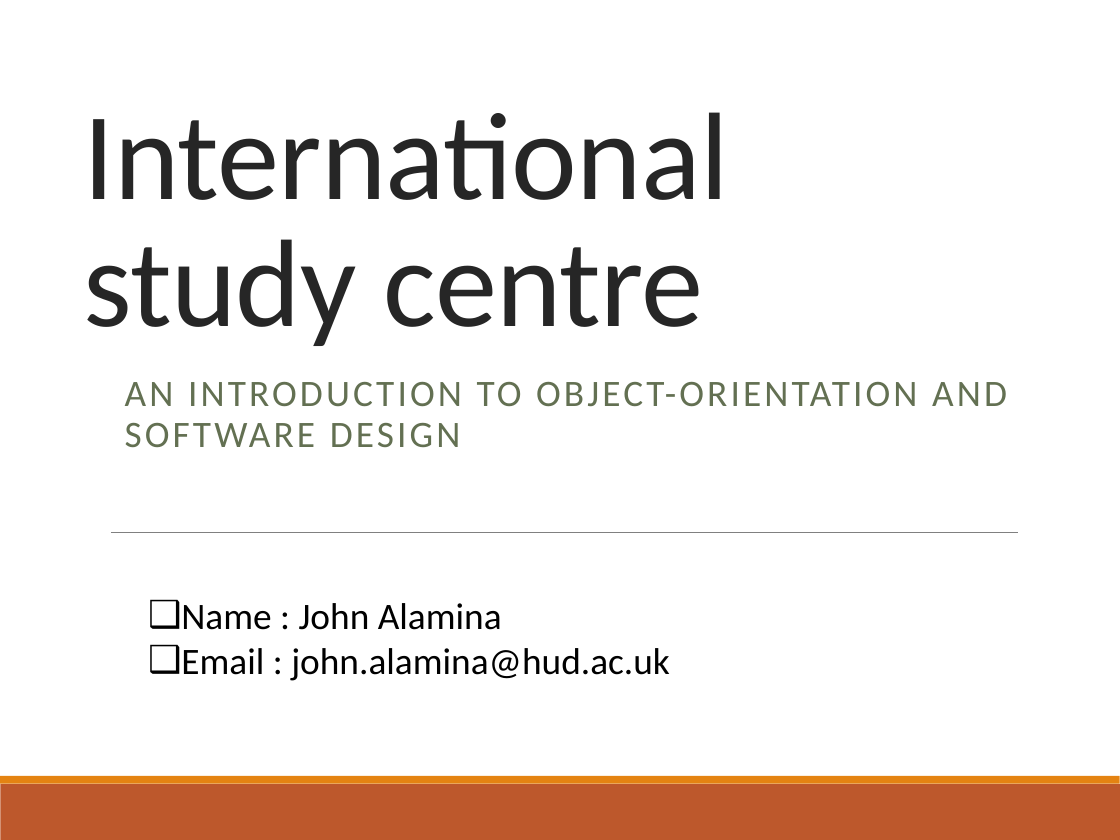
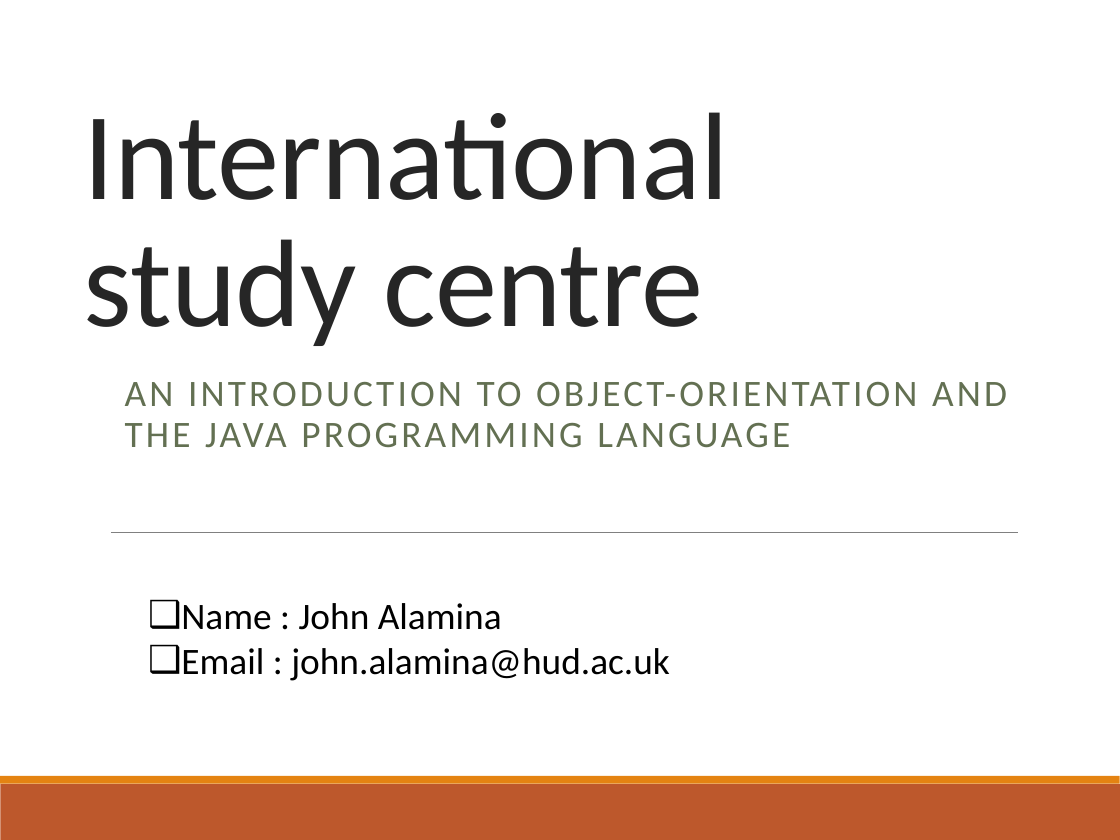
Before and after one commit to deeperj/dillinger, a slide deck: slide 1 of thesis/ukapp2/wqu_isc/sofware_design/Lesson 1 - Java.pptx. Drawn at 1120x840 pixels with LibreOffice and Linux fonts; fonts in the diff are those of the drawing. Boxes give left, top, right and bottom in pixels: in the first picture for what was removed or moved away, otherwise in the second. Text is boxed around its words. In the diff, an @@ line names an element or a change of style, - is before the commit and + after.

Commit message:
java01

```diff
--- a/thesis/ukapp2/wqu_isc/sofware_design/Lesson 1 - Java.pptx
+++ b/thesis/ukapp2/wqu_isc/sofware_design/Lesson 1 - Java.pptx
@@ subtitle at (125, 382, 1007, 448): text changed @@
-AN INTRODUCTION TO OBJECT-ORIENTATION AND SOFTWARE DESIGN
+AN INTRODUCTION TO OBJECT-ORIENTATION AND THE JAVA PROGRAMMING LANGUAGE
```
Also in this commit, not shown: 2 other slides changed, 12 slides added, 12 slides removed, 5 other files.
